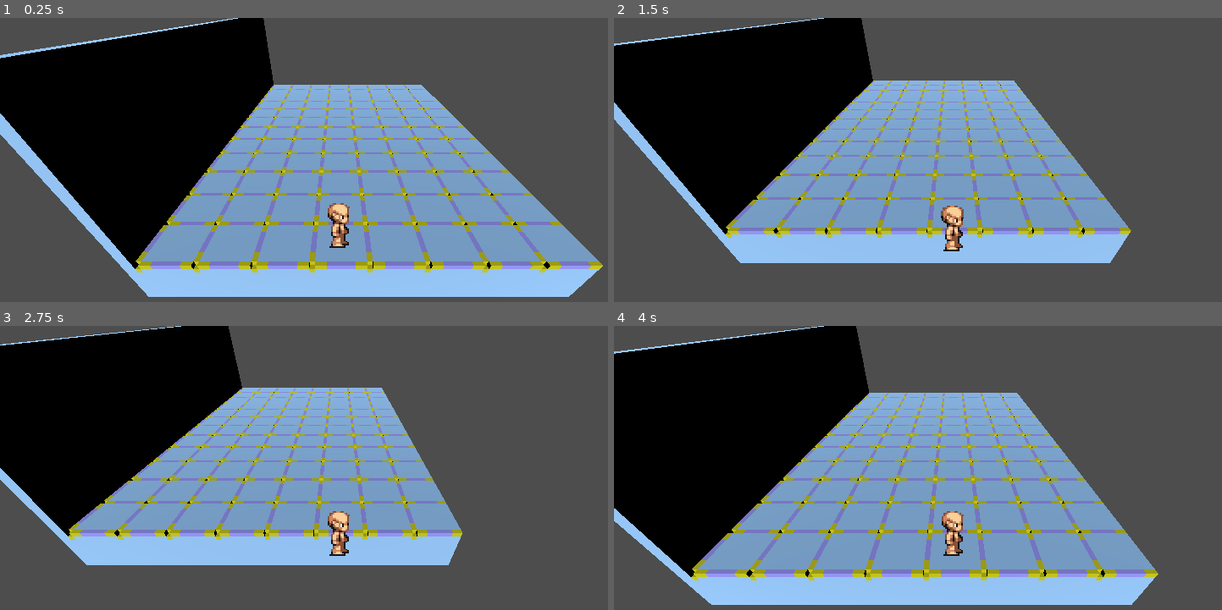
Above: before the commit, frames 1-4 (two rows, left to right).
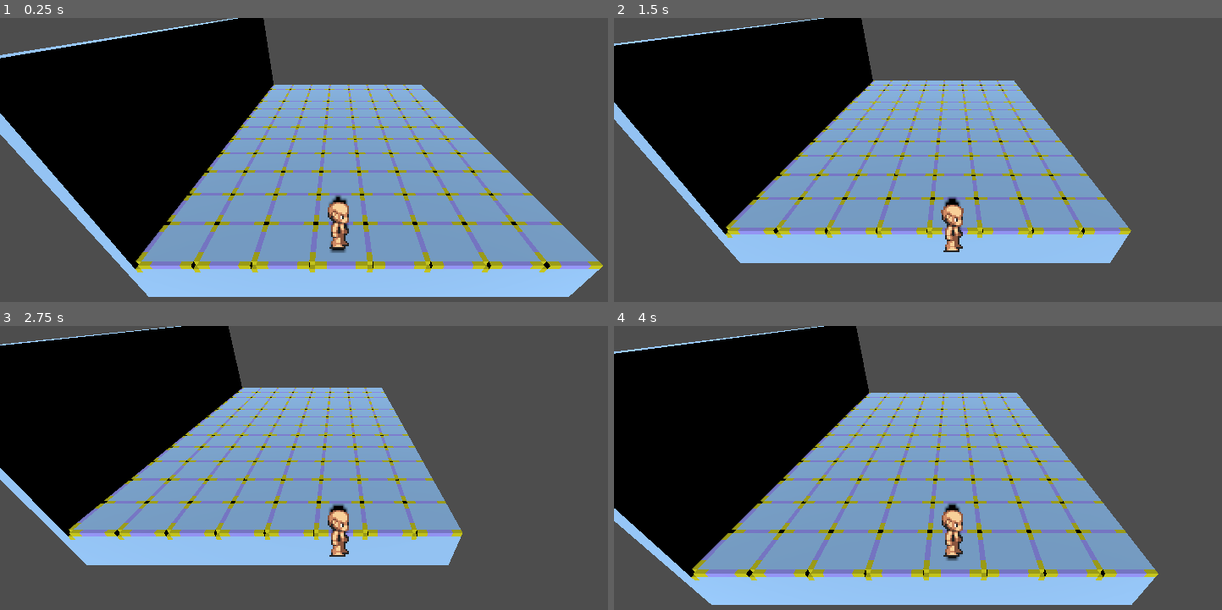
Above: after the commit, the same moments.

Repository: Karbajo/D-D
Game: Godot game, scene res://assets/objects/test/test1.tscn
The game is run twice, just before and just after one commit, with the same random seed, the same clock (stepped at 60 frames per second) and the same inputs. The project has no main scene, so this scene is started directly.
Inputs:
- Up to frame 1 (0.25 s): no input
- Up to frame 2 (1.5 s): tap Enter at 0.5 s; hold D (right) 0.53-1.28 s; tap Space at 1.25 s; hold S (back) from 1.28 s (still down)
- Up to frame 3 (2.75 s): tap Enter at 2 s; release S (back) at 2.03 s; hold D (right) from 2.03 s (still down)
- Up to frame 4 (4 s): tap Space at 2.75 s; release D (right) at 2.78 s; hold W (forward) 2.78-3.53 s; tap Enter at 3.5 s; hold A (left) from 3.53 s (still down)

The runs differ from the first frame. In frame 1, 0.5% of the frame differs, in the area x 22-85%, y 24-89%; in frame 2, 0.4%; in frame 3, 0.4%; in frame 4, 0.5%.

Commit message:
Enemigo y cambio sombras

Diff:
--- a/D&D/assets/objects/character/character.gd
+++ b/D&D/assets/objects/character/character.gd
@@ -15,6 +15,7 @@
 
 var animation_speed = 4
 var moving          = false
+var is_his_turn     = false
 
 # Stats ##############################################################
 @export var max_steps   : int
@@ -29,12 +30,23 @@
 var steps   = 0
 var actions = 0
 
+
+# Team ###############################################################
+enum teams {allies, enemies}
+@export var team : teams
+
 ######################################################################
 # Code ###############################################################
 ######################################################################
 func _ready():
 	position = position.snapped(Vector3(1,0.3,1) * tile_size)
 	position += Vector3(1,0.3,1.2) * tile_size/2
+
+	match team:
+		teams.allies:
+			add_to_group("allies")
+		teams.enemies:
+			add_to_group("enemies")
 
 # Character controler ###############################################
 func _unhandled_input(event):
--- a/D&D/assets/objects/character/character.tscn
+++ b/D&D/assets/objects/character/character.tscn
@@ -30,7 +30,10 @@
 
 [node name="AnimatedSprite3D" type="AnimatedSprite3D" parent="."]
 transform = Transform3D(3, 0, 0, 0, 3, 0, 0, 0, 3, 0, 0, 0)
+shaded = true
+alpha_cut = 2
 texture_filter = 0
+render_priority = 1
 sprite_frames = SubResource("SpriteFrames_55d2n")
 
 [node name="CollisionRay" type="RayCast3D" parent="."]
--- /dev/null
+++ b/D&D/assets/objects/character/enemie.gd
@@ -0,0 +1,11 @@
+extends "res://assets/objects/character/character.gd"
+
+
+# Called when the node enters the scene tree for the first time.
+func _ready():
+	pass # Replace with function body.
+
+
+# Called every frame. 'delta' is the elapsed time since the previous frame.
+func _process(delta):
+	pass
--- /dev/null
+++ b/D&D/assets/objects/character/enemie.tscn
@@ -0,0 +1,8 @@
+[gd_scene load_steps=3 format=3 uid="uid://4314jd0srvkt"]
+
+[ext_resource type="PackedScene" uid="uid://5uruvm1dojfh" path="res://assets/objects/character/character.tscn" id="1_esu4y"]
+[ext_resource type="Script" path="res://assets/objects/character/enemie.gd" id="2_fet0c"]
+
+[node name="Enemie" instance=ExtResource("1_esu4y")]
+script = ExtResource("2_fet0c")
+team = 1
--- a/D&D/assets/objects/test/test1.tscn
+++ b/D&D/assets/objects/test/test1.tscn
@@ -26,6 +26,7 @@
 
 [node name="DirectionalLight3D" type="DirectionalLight3D" parent="."]
 transform = Transform3D(1, 0, 0, 0, 0.866025, 0.5, 0, -0.5, 0.866025, 2, 7, 3)
+shadow_enabled = true
 
 [node name="Floors" type="Node3D" parent="."]
 
@@ -48,4 +49,4 @@
 transform = Transform3D(1, 0, 0, 0, 1, 0, 0, 0, 1, 0, -3, -4)
 
 [node name="Character" parent="." instance=ExtResource("3_ahhhp")]
-transform = Transform3D(1, 0, 0, 0, 0.965926, 0.258819, 0, -0.258819, 0.965926, 3, 0.4, -1)
+transform = Transform3D(1, 0, 0, 0, 0.939693, 0.34202, 0, -0.34202, 0.939693, 3, 0.4, -1)
--- /dev/null
+++ b/D&D/shaders/outline.gdshader
@@ -0,0 +1,8 @@
+shader_type spatial;
+
+uniform float width        : hint_range(0.0, 30.0, 30.0);
+uniform vec4 outline_color : source_color;
+
+void fragment() {
+
+}
